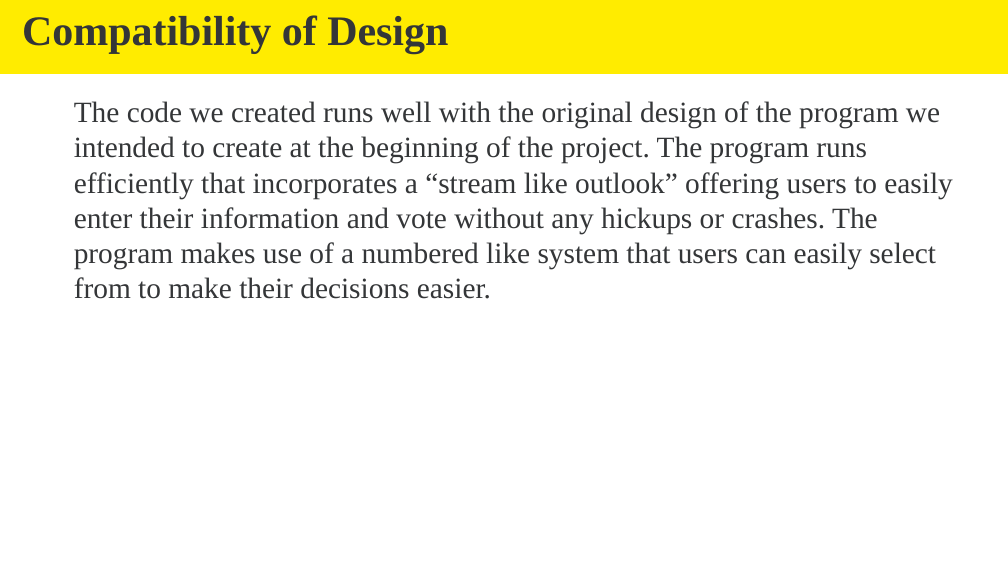
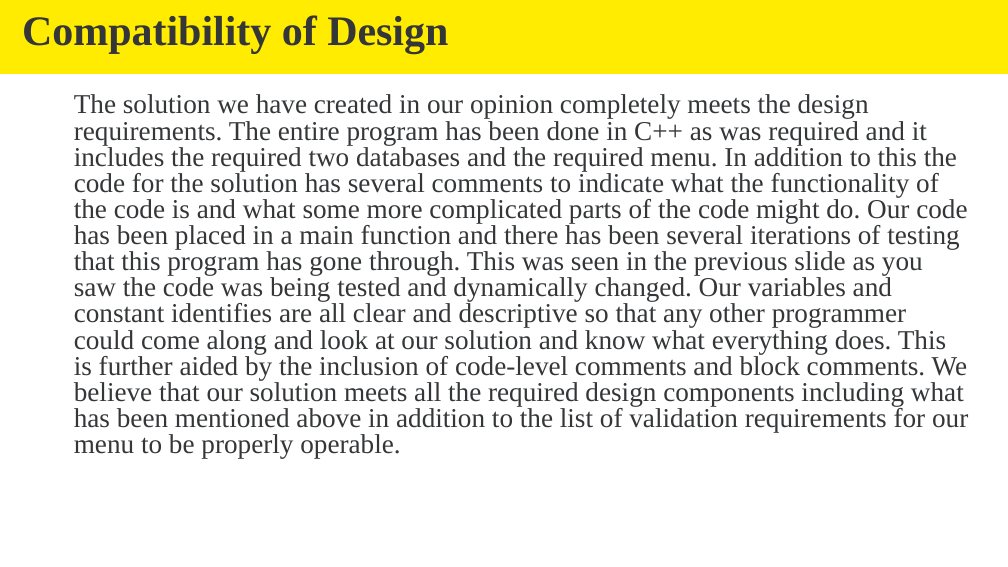
Before and after one commit to developer-grace/electoral-project, a slide deck: slide 7 of Project PresentationDemonstration.pptx. Drawn at 1008x567 pixels with LibreOffice and Linux fonts; fonts in the diff are those of the drawing; background and template pictures are left out. Boxes give left, top, right and bottom in pixels: in the first picture for what was removed or moved away, otherwise in the second. Text is boxed around its words. In the diff, an @@ line names an element or a change of style, - is before the commit and + after.

```diff
--- a/Project PresentationDemonstration.pptx
+++ b/Project PresentationDemonstration.pptx
@@ text at (74, 94, 968, 458): text changed; size 28 to 25.9 pt @@
-  The code we created runs well with the original design of the program we intended to create at the beginning of the project. The program runs efficiently that incorporates a “stream like outlook” offering users to easily enter their information and vote without any hickups or crashes. The program makes use of a numbered like system that users can easily select from to make their decisions easier.
+  The solution we have created in our opinion completely meets the design requirements. The entire program has been done in C++ as was required and it includes the required two databases and the required menu. In addition to this the code for the solution has several comments to indicate what the functionality of the code is and what some more complicated parts of the code might do. Our code has been placed in a main function and there has been several iterations of testing that this program has gone through. This was seen in the previous slide as you saw the code was being tested and dynamically changed. Our variables and constant identifies are all clear and descriptive so that any other programmer could come along and look at our solution and know what everything does. This is further aided by the inclusion of code-level comments and block comments. We believe that our solution meets all the required design components including what has been mentioned above in addition to the list of validation requirements for our menu to be properly operable.
```
Also in this commit, not shown: 3 other slides changed, 1 slide added.
